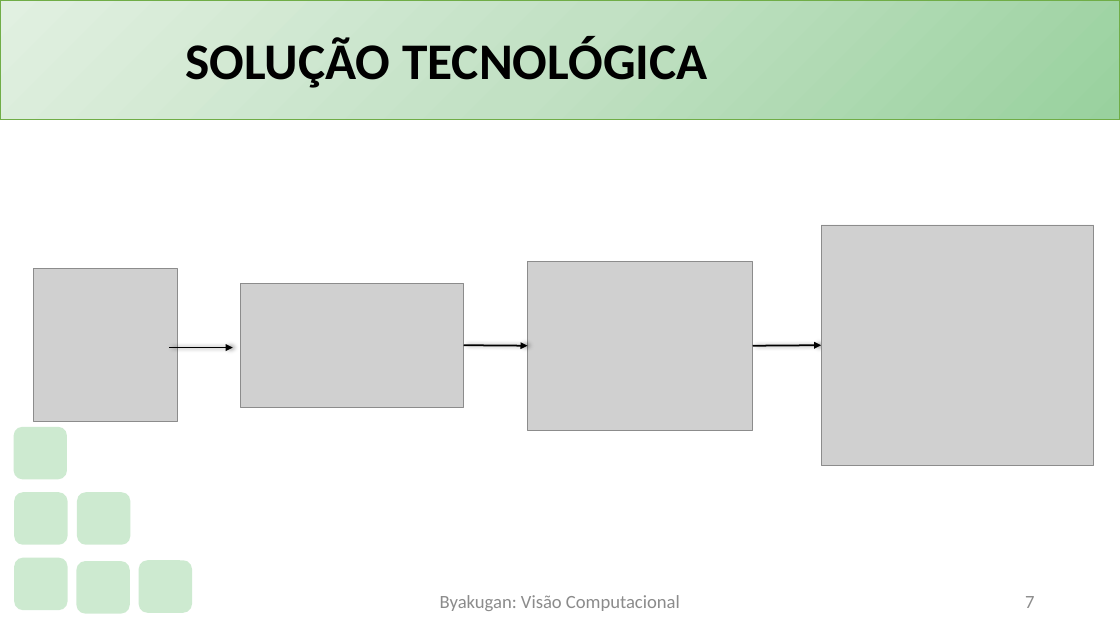
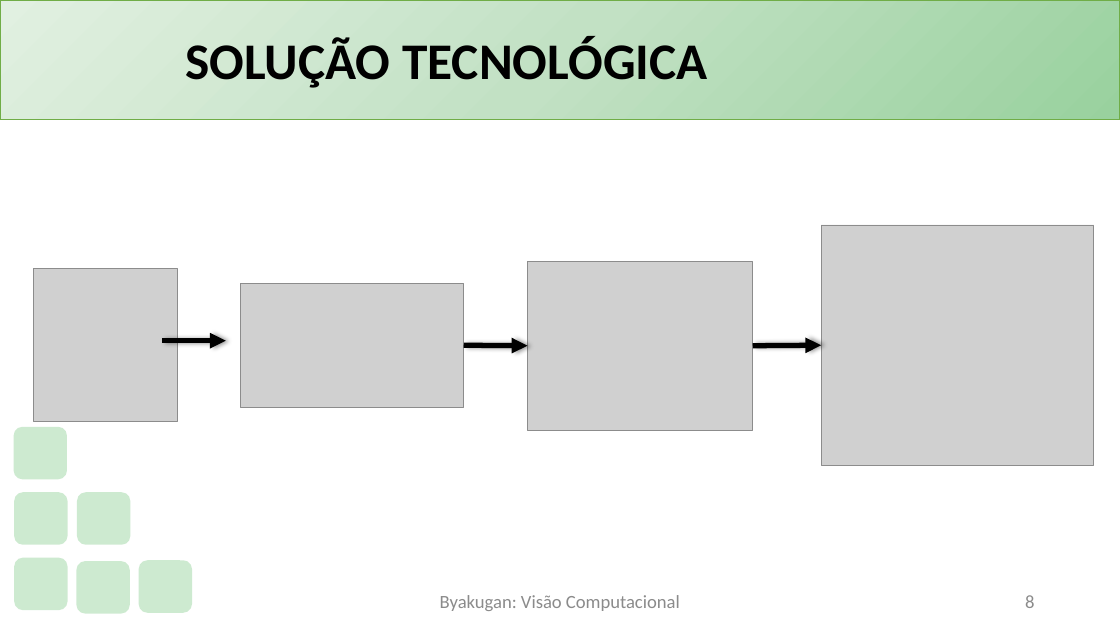
Before and after one commit to PauloVLB/Projeto_Integrador, a slide deck: slide 8 of Slide.pptx (slide 7 before the commit). Drawn at 1120x630 pixels with LibreOffice and Linux fonts; fonts in the diff are those of the drawing; grey boxes stand for pictures; background and template pictures are left out. Boxes give left, top, right and bottom in pixels: in the first picture for what was removed or moved away, otherwise in the second. Text is boxed around its words. In the diff, an @@ line names an element or a change of style, - is before the commit and + after.

```diff
--- a/Slide.pptx
+++ b/Slide.pptx
@@ arrow moved from (169, 348) - (233, 348) to (162, 341) - (226, 341) @@
@@ arrow (162, 341) - (226, 341): stroke #000000 1.5 pt to #000000 4.5 pt @@
@@ arrow (464, 345) - (528, 346): stroke #000000 1.5 pt to #000000 4.5 pt @@
@@ arrow (753, 346) - (822, 345): stroke #000000 1.5 pt to #000000 4.5 pt @@
@@ page number at (x1=1025, y1=595, x2=1034, y2=608): text changed @@
-7
+8
```
Also in this commit, not shown: 2 other slides changed.
